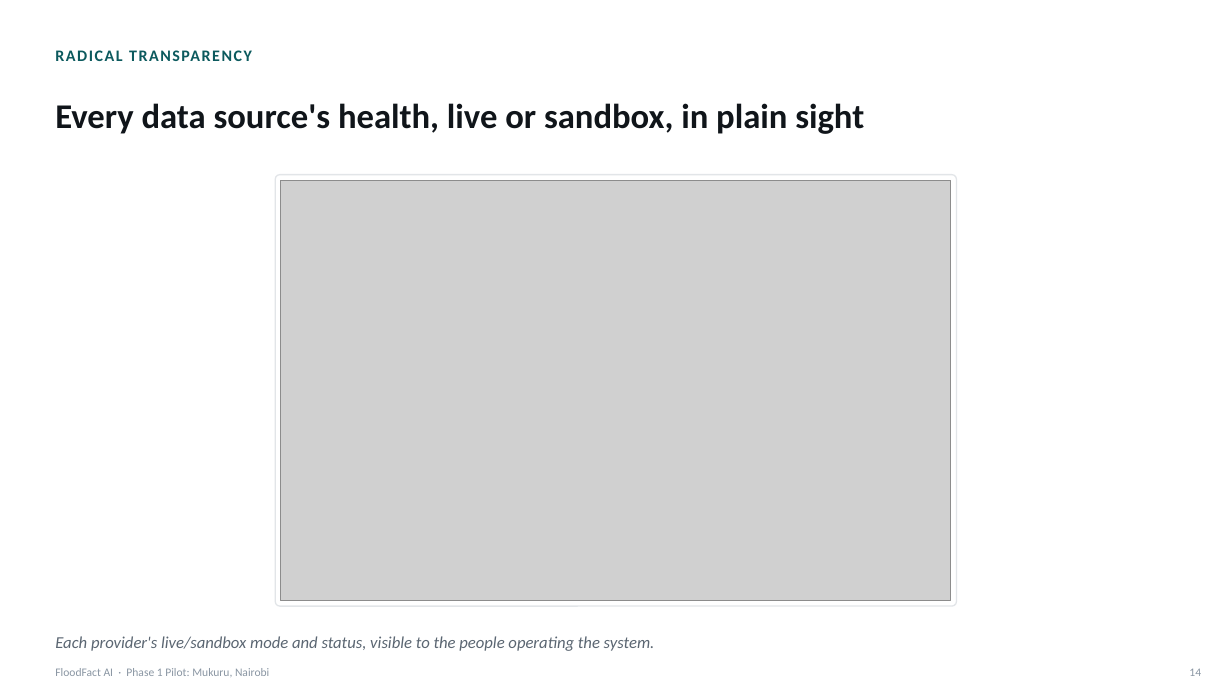
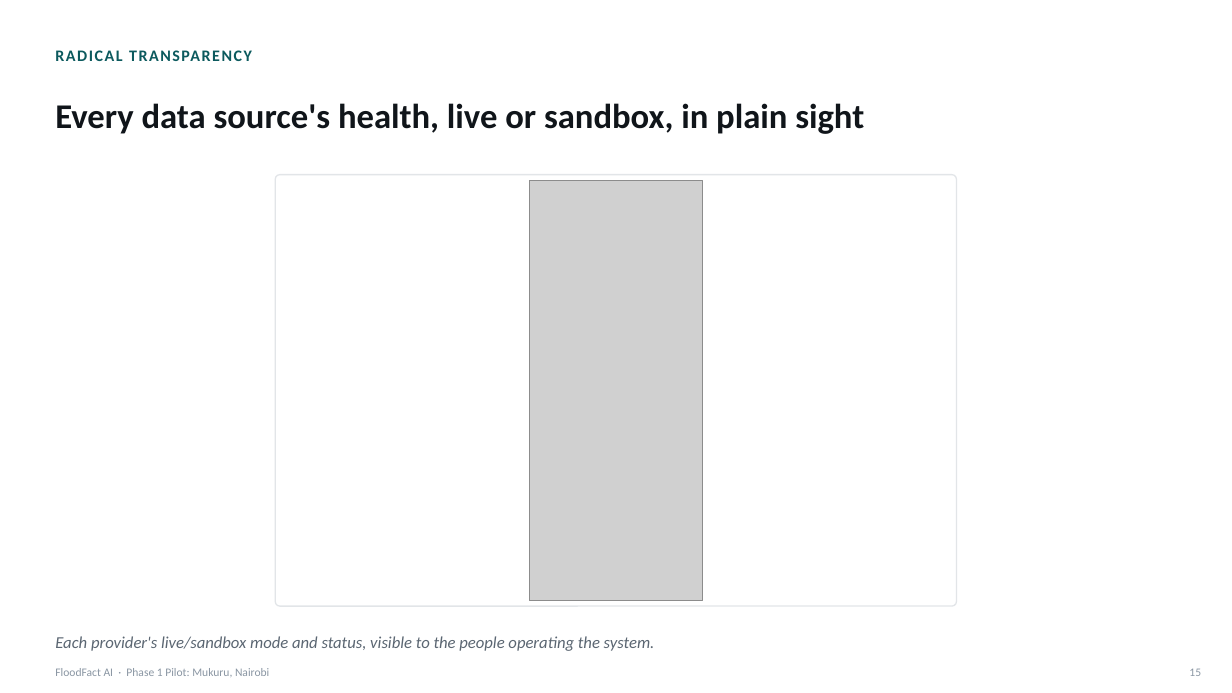
Before and after one commit to VinceOdundo/FloodfactAI, a slide deck: slide 16 of docs/submission/FloodFact-AI-Demonstration.pptx (slide 15 before the commit). Drawn at 1232x693 pixels with LibreOffice and Linux fonts; fonts in the diff are those of the drawing; grey boxes stand for pictures. Boxes give left, top, right and bottom in pixels: in the first picture for what was removed or moved away, otherwise in the second. Text is boxed around its words. In the diff, an @@ line names an element or a change of style, - is before the commit and + after.

```diff
--- a/docs/submission/FloodFact-AI-Demonstration.pptx
+++ b/docs/submission/FloodFact-AI-Demonstration.pptx
@@ picture removed at [281, 180, 951, 601] @@
@@ picture added at [530, 180, 703, 601] @@
@@ text at [1189, 668, 1201, 676]: text changed @@
-14
+15
```
Also in this commit, not shown: 16 other slides changed, 2 slides added, 12 other files.
